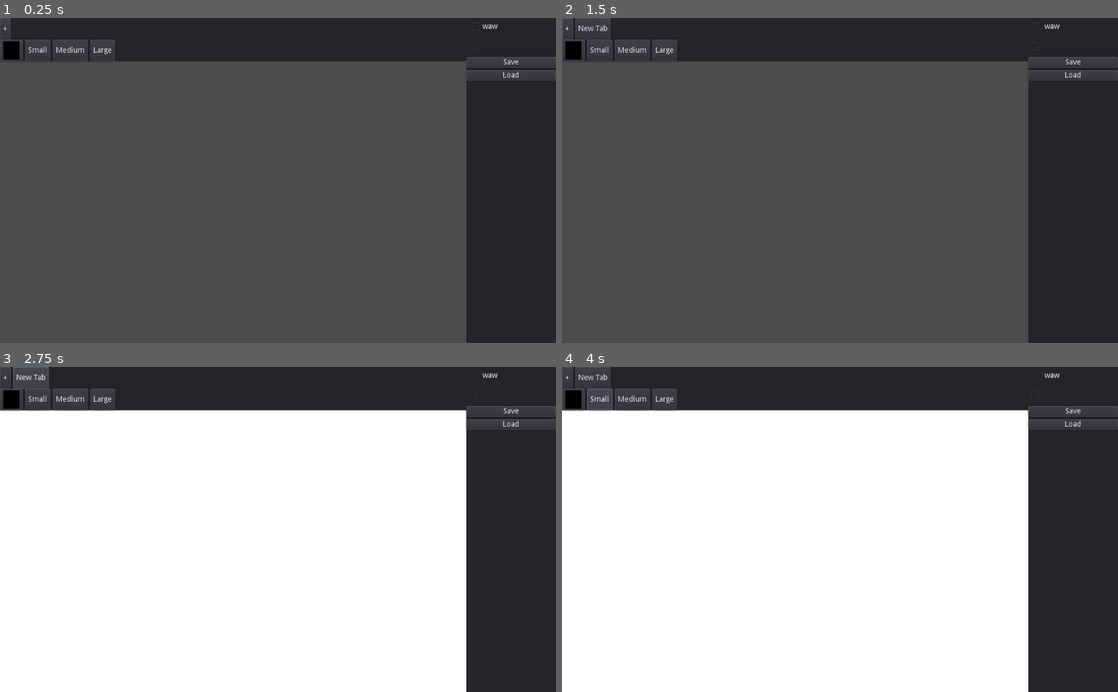
Above: before the commit, frames 1-4 (two rows, left to right).
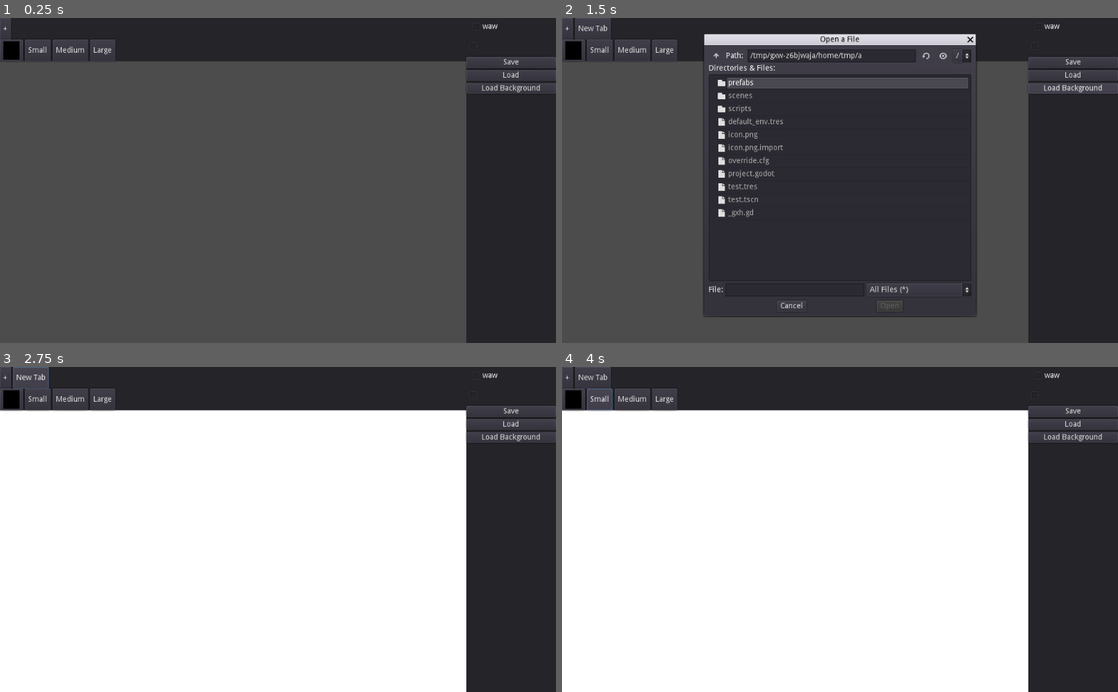
Above: after the commit, the same moments.

Repository: waleed177/bad-notes-application
Game: Godot game, scene res://scenes/main/main.tscn
The game is run twice, just before and just after one commit, with the same random seed, the same clock (stepped at 60 frames per second) and the same inputs.
Inputs (mouse positions are in pixels of both pictures, inside the frame that each line leads up to):
- Up to frame 1 (0.25 s): no input
- Up to frame 2 (1.5 s): click "+" at 0.5 s; click (1073, 89) at 1.25 s, where only the run after the commit has a clickable "Load Background"
- Up to frame 3 (2.75 s): click "New Tab" at 2 s
- Up to frame 4 (4 s): click "New Tab" at 2.75 s; click "Small" at 3.5 s

The runs differ from the first frame. In frame 1, 0.4% of the frame differs, in the area x 83-100%, y 20-24%; in frame 2, 37%, in the area x 0-100%, y 0-92%; in frame 3, 0.4%; in frame 4, 0.4%.

Commit message:
setting backgrounds for tabs

Diff:
--- a/prefabs/canvas/brush.gd
+++ b/prefabs/canvas/brush.gd
@@ -11,13 +11,18 @@
 func _draw():
 	stroke_size = GlobalBrush.stroke_size
 	stroke_color = GlobalBrush.stroke_color
+
 	var target_position = get_parent().get_parent().get_local_mouse_position() + get_parent().size/2
 	if _prev_pos == null:
 		_prev_pos = target_position
 
+#	if Input.is_key_pressed(KEY_E):
+#			material.blend_mode = material.BLEND_MODE_SUB
+
 	if _mouse_down:
 		draw_line(_prev_pos, target_position, stroke_color, stroke_size*2, false)
 		draw_circle(target_position, stroke_size, stroke_color)
+
 
 	_prev_pos = target_position
 
--- a/prefabs/canvas/canvas.tscn
+++ b/prefabs/canvas/canvas.tscn
@@ -1,7 +1,9 @@
-[gd_scene load_steps=3 format=2]
+[gd_scene load_steps=4 format=2]
 
 [ext_resource path="res://prefabs/canvas/brush.gd" type="Script" id=1]
 [ext_resource path="res://prefabs/canvas/canvas.gd" type="Script" id=2]
+
+[sub_resource type="CanvasItemMaterial" id=1]
 
 [node name="Canvas" type="Sprite"]
 script = ExtResource( 2 )
@@ -17,6 +19,15 @@
 "_edit_use_anchors_": false
 }
 
+[node name="TextureRect" type="TextureRect" parent="ColorRect"]
+anchor_right = 1.0
+anchor_bottom = 1.0
+mouse_filter = 2
+stretch_mode = 2
+__meta__ = {
+"_edit_use_anchors_": false
+}
+
 [node name="Viewport" type="Viewport" parent="."]
 size = Vector2( 1000, 1000 )
 transparent_bg = true
@@ -26,6 +37,7 @@
 render_target_update_mode = 3
 
 [node name="icon" type="Node2D" parent="Viewport"]
+material = SubResource( 1 )
 script = ExtResource( 1 )
 
 [connection signal="mouse_button_left_down" from="." to="Viewport/icon" method="_on_DrawingArea_mouse_button_left_down"]
--- a/prefabs/drawing_area/drawing_area.gd
+++ b/prefabs/drawing_area/drawing_area.gd
@@ -23,12 +23,16 @@
 		_temp_sprite.texture = drawing_area.texture
 		$Canvas/Viewport.add_child(_temp_sprite)
 		_temp_sprite.position = $Canvas.position
-
+		set_background(_drawing_area.background_texture)
 		for item in drawing_area.items:
 			item.spawn_into(self)
 	else:
 		_drawing_area.texture = $Canvas/Viewport.get_texture()
 	_drawing_area.drawing_area_node = self
+
+func set_background(texture: Texture):
+	$Canvas/ColorRect/TextureRect.texture = texture #Refactor this?
+	_drawing_area.background_texture = texture
 
 func _input(event):
 	if event is InputEventMouseButton:
--- a/prefabs/drawing_area/drawing_area_model.gd
+++ b/prefabs/drawing_area/drawing_area_model.gd
@@ -6,27 +6,32 @@
 export(int) var texture_id: int
 
 var texture: Texture
+var background_texture: Texture
 export(Array) var items: Array#<ItemModel>
 
 #will not be saved
 var drawing_area_node: Node2D
 
 func save(path):
-	var path2 = path + "/note_images/" + str(texture_id) + ".png"
-	var image = texture.get_data()
-	image.save_png(path2)
+	texture.get_data().save_png(path + "/note_images/" + str(texture_id) + ".png")
+
+	if background_texture != null:
+		background_texture.get_data().save_png(path + "/background_images/" + str(texture_id) + ".png")
+
 	for item in items:
 		item.save(path)
 
 func load_model(path):
-	var path2 = path + "/note_images/" + str(texture_id) + ".png"
+	var img = Image.new()
+	img.load(path + "/note_images/" + str(texture_id) + ".png")
+	self.texture = ImageTexture.new()
+	self.texture.create_from_image(img)
 
-	var img = Image.new()
-	var texture = ImageTexture.new()
-	img.load(path2)
-	texture.create_from_image(img)
-
-	self.texture = texture
+	if File.new().file_exists(path + "/background_images/" + str(texture_id) + ".png"):
+		var background = Image.new()
+		background.load(path + "/background_images/" + str(texture_id) + ".png")
+		self.background_texture = ImageTexture.new()
+		self.background_texture.create_from_image(background)
 
 func register_item(item: ItemModel):
 	items.append(item)
--- /dev/null
+++ b/scenes/main/LoadBackgroundImage.gd
@@ -0,0 +1,13 @@
+extends Button
+
+
+func _on_LoadBackgroundImage_pressed():
+	$FileDialog.popup_centered()
+
+
+func _on_FileDialog_file_selected(path):
+	var img = Image.new()
+	var texture = ImageTexture.new()
+	img.load(path)
+	texture.create_from_image(img)
+	get_tree().current_scene.drawing_area.set_background(texture)
--- a/scenes/main/main.tscn
+++ b/scenes/main/main.tscn
@@ -1,8 +1,9 @@
-[gd_scene load_steps=6 format=2]
+[gd_scene load_steps=7 format=2]
 
 [ext_resource path="res://prefabs/items/checkbox_text_item/checkbox_text_item.tscn" type="PackedScene" id=1]
 [ext_resource path="res://scenes/main/Tools.gd" type="Script" id=2]
 [ext_resource path="res://scenes/main/main.gd" type="Script" id=3]
+[ext_resource path="res://scenes/main/LoadBackgroundImage.gd" type="Script" id=4]
 [ext_resource path="res://prefabs/items/checkbox_item/checkbox_item.tscn" type="PackedScene" id=5]
 [ext_resource path="res://scenes/main/Tabs.gd" type="Script" id=6]
 
@@ -106,6 +107,25 @@
 margin_bottom = 116.0
 text = "Load"
 
+[node name="LoadBackgroundImage" type="Button" parent="CanvasLayer/Panel/VBoxContainer"]
+margin_top = 120.0
+margin_right = 165.0
+margin_bottom = 140.0
+text = "Load Background"
+script = ExtResource( 4 )
+
+[node name="FileDialog" type="FileDialog" parent="CanvasLayer/Panel/VBoxContainer/LoadBackgroundImage"]
+margin_left = -859.0
+margin_top = -120.0
+margin_right = -359.0
+margin_bottom = 380.0
+rect_min_size = Vector2( 150, 52.5 )
+window_title = "Open a File"
+mode = 0
+access = 2
+current_dir = "/home/waldo/Documents/GodotProjects/notes_application"
+current_path = "/home/waldo/Documents/GodotProjects/notes_application/"
+
 [connection signal="pressed" from="CanvasLayer/Tabs/HBoxContainer/AddTabButton" to="CanvasLayer/Tabs" method="_on_AddTabButton_pressed"]
 [connection signal="color_changed" from="CanvasLayer/Tools/HBoxContainer/ColorPickerButton" to="CanvasLayer/Tools" method="_on_ColorPickerButton_color_changed"]
 [connection signal="pressed" from="CanvasLayer/Tools/HBoxContainer/SmallSize" to="CanvasLayer/Tools" method="_on_SmallSize_pressed"]
@@ -113,3 +133,5 @@
 [connection signal="pressed" from="CanvasLayer/Tools/HBoxContainer/LargeSize" to="CanvasLayer/Tools" method="_on_LargeSize_pressed"]
 [connection signal="pressed" from="CanvasLayer/Panel/VBoxContainer/Save" to="." method="_on_Save_pressed"]
 [connection signal="pressed" from="CanvasLayer/Panel/VBoxContainer/Load" to="." method="_on_Load_pressed"]
+[connection signal="pressed" from="CanvasLayer/Panel/VBoxContainer/LoadBackgroundImage" to="CanvasLayer/Panel/VBoxContainer/LoadBackgroundImage" method="_on_LoadBackgroundImage_pressed"]
+[connection signal="file_selected" from="CanvasLayer/Panel/VBoxContainer/LoadBackgroundImage/FileDialog" to="CanvasLayer/Panel/VBoxContainer/LoadBackgroundImage" method="_on_FileDialog_file_selected"]
Not shown, changed: .gitignore
